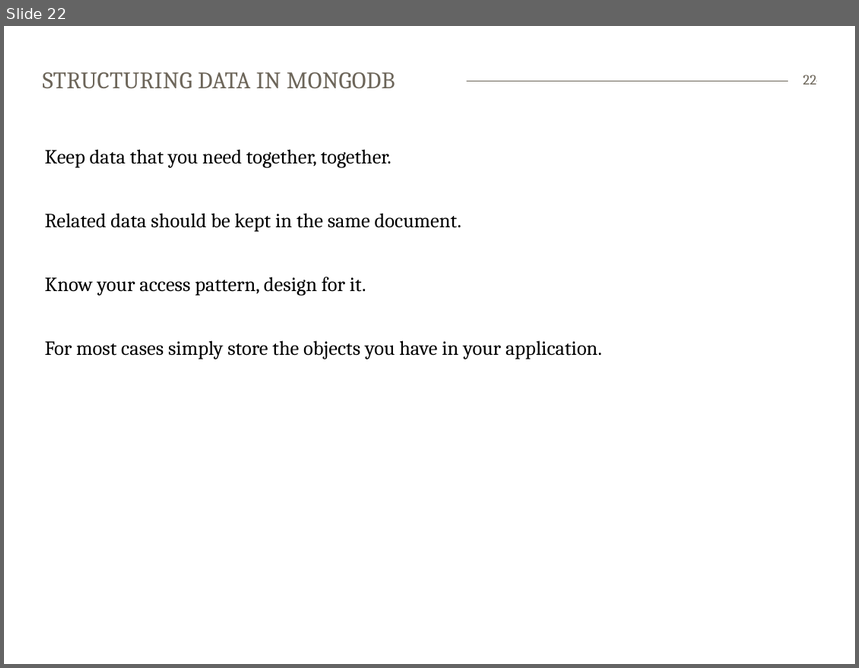
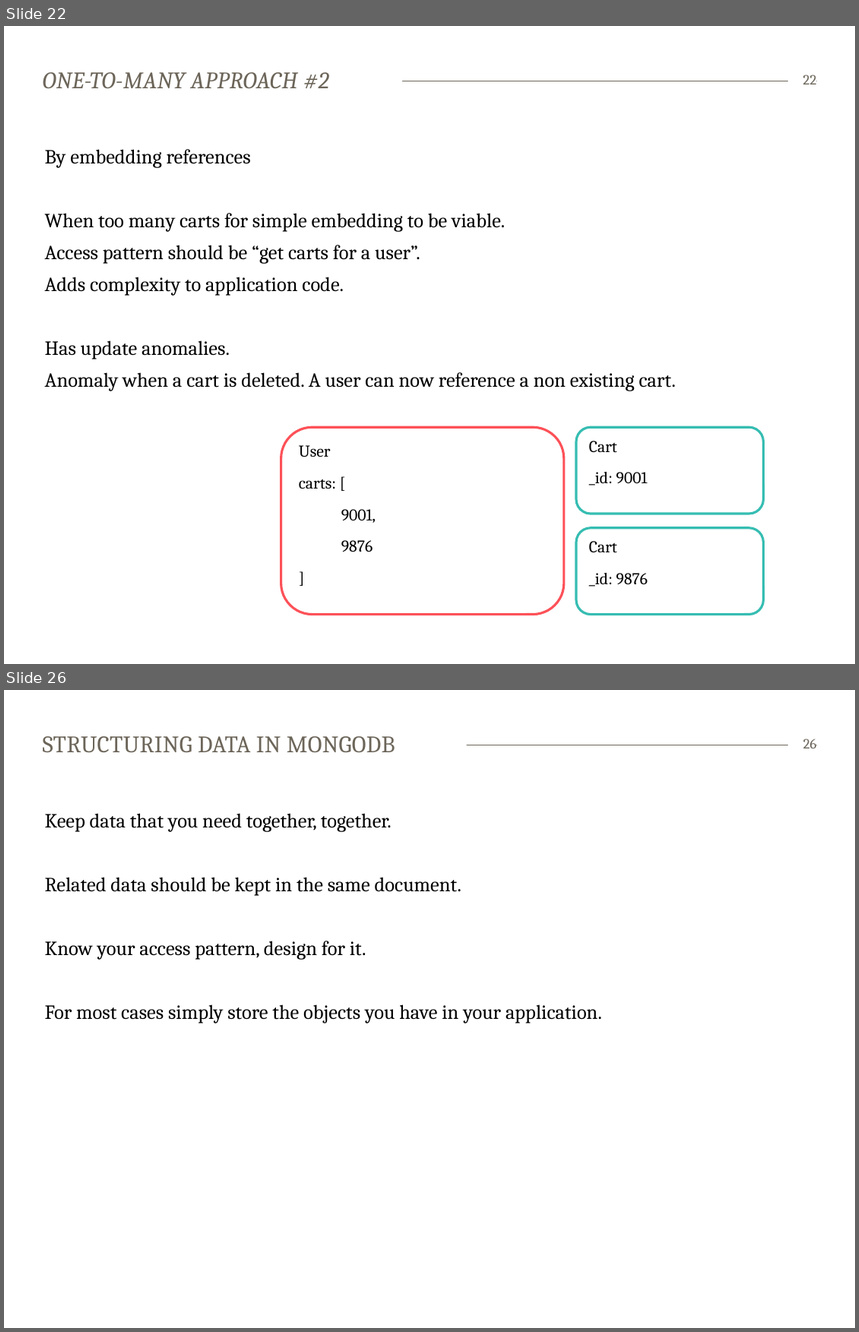
Before and after one commit to bekkopen/databasekurs, a slide deck: mongodb/mongodb-slides.pptx. Shown one above the other, each under a label of ours: slide 22 before the commit, slides 22 and 26 after it; the slides between them are not shown. The pictures are 859x668 and 859x1332 pixels, drawn with LibreOffice and Linux fonts; fonts in the diff are those of the drawing. Boxes give left, top, right and bottom in pixels: in the first picture for what was removed or moved away, otherwise in the second. Text is boxed around its words. In the diff, an @@ line names an element or a change of style, - is before the commit and + after.

```diff
--- a/mongodb/mongodb-slides.pptx
+++ b/mongodb/mongodb-slides.pptx
@@ slide 22 added at <box>4,26,855,664</box>, background #FFFFFF; not listed: 1 template element that a slide beside it also shows @@
@@ title added at <box>43,72,329,88</box>, 20 pt, text #6C6559, italic @@
+ONE-TO-MANY APPROACH #2
@@ page number added at <box>804,75,817,85</box>, 12 pt, text #6C6559 @@
+22
@@ text added at <box>45,149,677,392</box>, 17 pt, text #000000 @@
+By embedding references
+When too many carts for simple embedding to be viable.
+Access pattern should be “get carts for a user”.
+Adds complexity to application code.
+Has update anomalies.
+Anomaly when a cart is deleted. A user can now reference a non existing cart.
@@ rounded rectangle added at <box>281,428,564,615</box>, fill #FFFFFF, outline #FD5158 2 pt, 14 pt, text #000000 @@
+User
+carts: [
+9001,
+9876
+]
@@ rounded rectangle added at <box>576,428,763,515</box>, fill #FFFFFF, outline #36BDB2 2 pt, 14 pt, text #000000 @@
+Cart
+_id: 9001
@@ rounded rectangle added at <box>576,528,763,615</box>, fill #FFFFFF, outline #36BDB2 2 pt, 14 pt, text #000000 @@
+Cart
+_id: 9876
@@ what was slide 22 is now slide 26 @@
@@ page number at <box>804,739,817,749</box>: text changed @@
-22
+26
```
Also in this commit, not shown: 4 slides changed, 5 other slides added, 4 slides removed.
